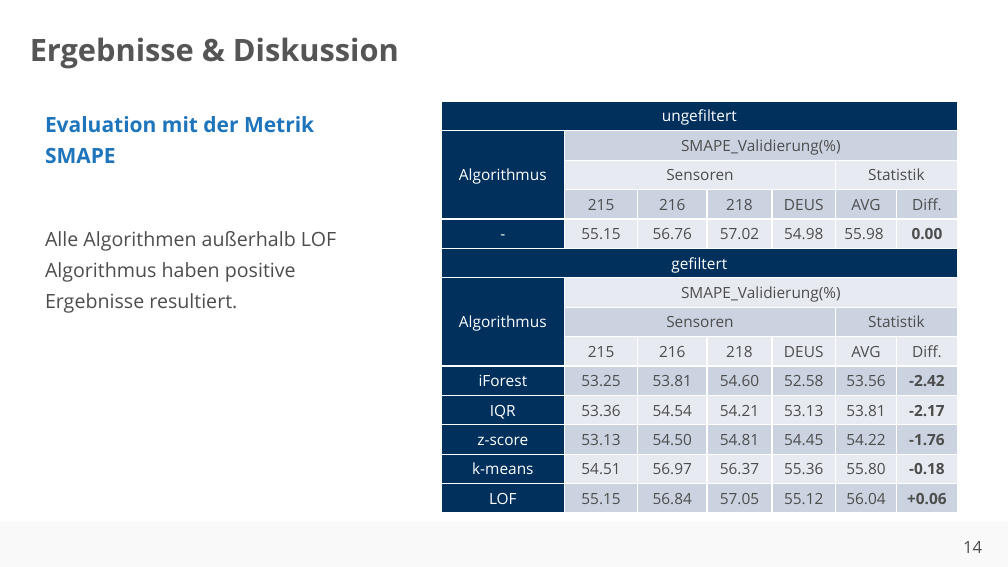
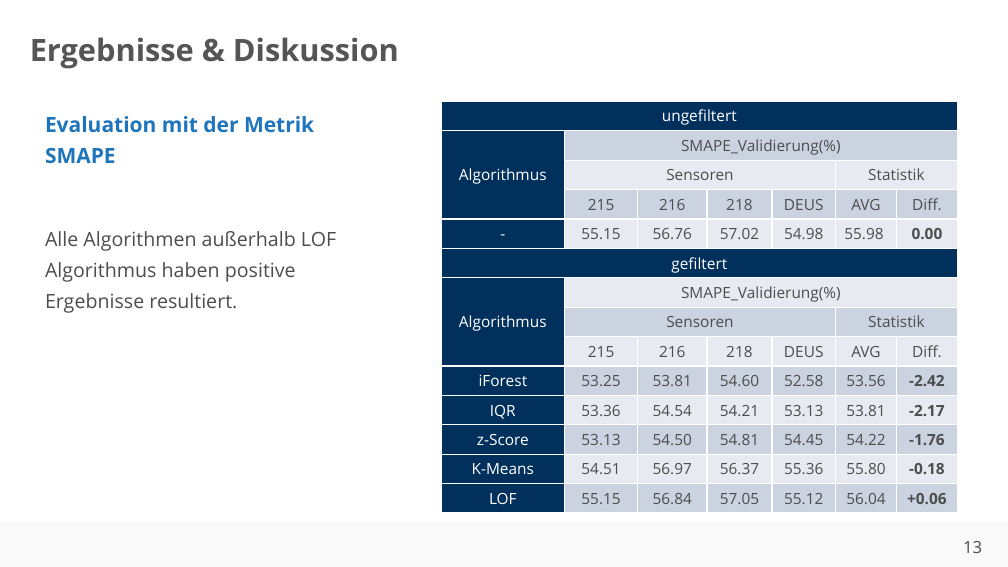
Before and after one commit to ahndavin/Abschlussarbeit_Bachelor, a slide deck: slide 13 of Kolloquium/Kolloquium.pptx (slide 14 before the commit). Drawn at 1008x567 pixels with LibreOffice and Linux fonts; fonts in the diff are those of the drawing; background and template pictures are left out. Boxes give left, top, right and bottom in pixels: in the first picture for what was removed or moved away, otherwise in the second. Text is boxed around its words. In the diff, an @@ line names an element or a change of style, - is before the commit and + after.

Commit message:
update

```diff
--- a/Kolloquium/Kolloquium.pptx
+++ b/Kolloquium/Kolloquium.pptx
@@ table at box(442, 102, 960, 514) @@
-row 12, column 1: z-score
+row 12, column 1: z-Score
-row 13, column 1: k-means
+row 13, column 1: K-Means
@@ page number at box(963, 541, 982, 553): text changed @@
-14
+13
```
Also in this commit, not shown: 1 slide removed.
